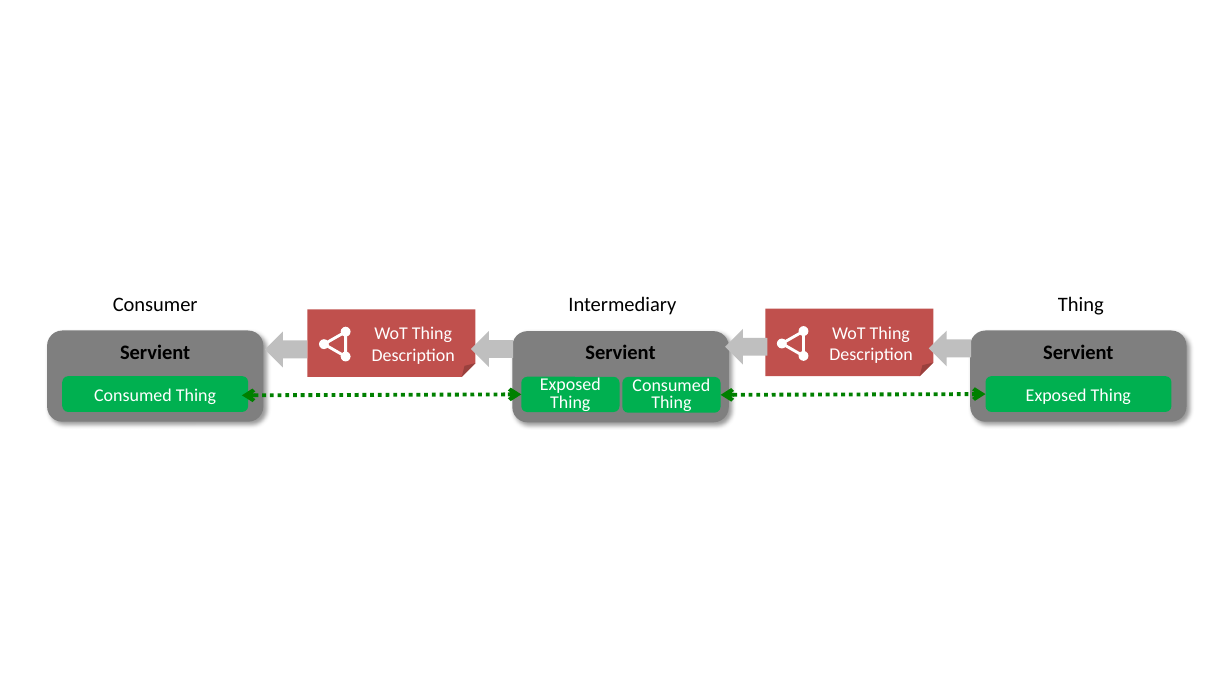
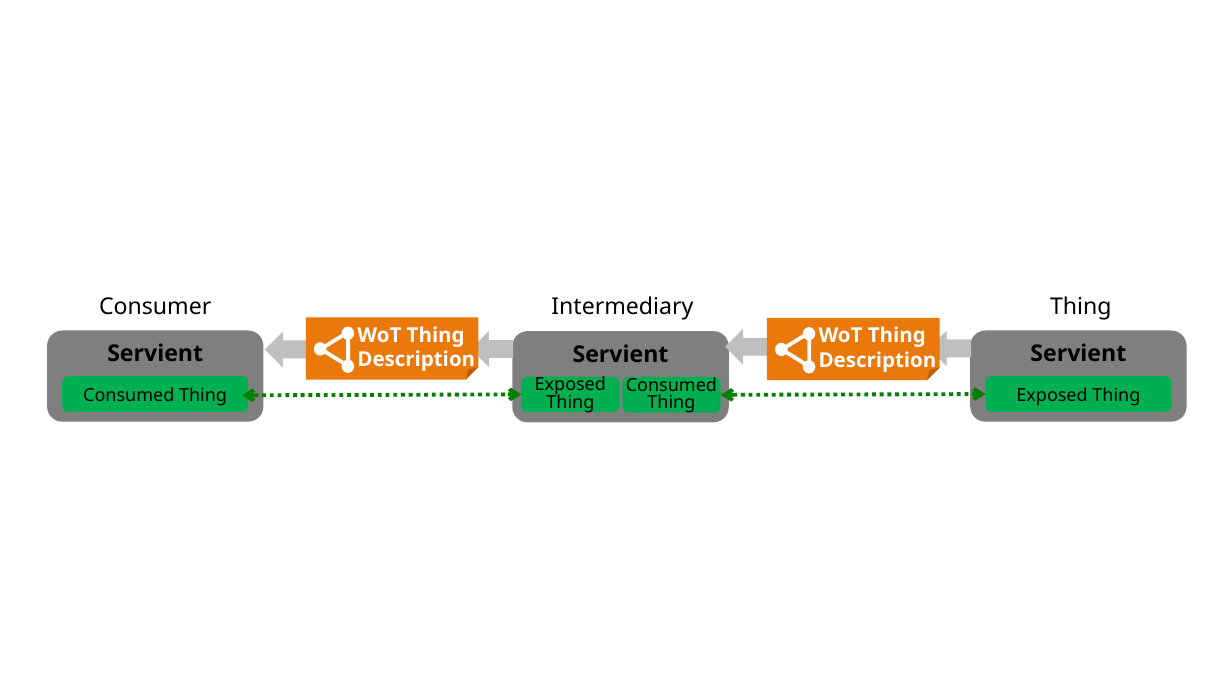
Before and after one commit to w3c/wot-architecture, a slide deck: slide 10 of images/architecture/arch-cr.pptx. Drawn at 1232x693 pixels with LibreOffice and Linux fonts; fonts in the diff are those of the drawing. Boxes give left, top, right and bottom in pixels: in the first picture for what was removed or moved away, otherwise in the second. Text is boxed around its words. In the diff, an @@ line names an element or a change of style, - is before the commit and + after.

```diff
--- a/images/architecture/arch-cr.pptx
+++ b/images/architecture/arch-cr.pptx
@@ size 16 to 18 pt, font Calibri to Noto Sans in 3 elements at (x1=1050, y1=296, x2=1112, y2=320), (x1=551, y1=296, x2=693, y2=320), (x1=99, y1=297, x2=211, y2=315) @@
@@ text "Consumer" moved from (x1=113, y1=297, x2=198, y2=311) to (x1=99, y1=297, x2=211, y2=315) @@
@@ text "Intermediary" moved from (x1=568, y1=296, x2=676, y2=315) to (x1=551, y1=296, x2=693, y2=320) @@
@@ text "Thing" moved from (x1=1058, y1=296, x2=1104, y2=315) to (x1=1050, y1=296, x2=1112, y2=320) @@
@@ folded corner added at (x1=306, y1=317, x2=479, y2=380), fill #EB780A @@
@@ text "WoT Thing" moved from (x1=308, y1=310, x2=476, y2=377) to (x1=357, y1=326, x2=475, y2=373) @@
@@ text "WoT Thing" at (x1=357, y1=326, x2=475, y2=373): vertical alignment middle to top; fill #C0504D to none @@
@@ text at (x1=357, y1=326, x2=475, y2=373): text changed; size 14 to 16 pt; font Calibri to Noto Sans; bold on @@
-WoT Thing
-Description
+WoT Thing
+Description
@@ folded corner added at (x1=767, y1=318, x2=940, y2=381), fill #EB780A @@
@@ text "WoT Thing" at (x1=819, y1=326, x2=937, y2=374): vertical alignment middle to top; fill #C0504D to none @@
@@ text "WoT Thing" moved from (x1=765, y1=309, x2=933, y2=376) to (x1=819, y1=326, x2=937, y2=374) @@
@@ text at (x1=819, y1=326, x2=937, y2=374): text changed; size 14 to 16 pt; font Calibri to Noto Sans; bold on @@
-WoT Thing
-Description
+WoT Thing
+Description
@@ triangle at (x1=321, y1=332, x2=349, y2=366): outline #FFFFFF 2.25 pt to #FFFFFF 3 pt; rotation 30 to 270 degrees @@
@@ rotation 330 to 0 degrees in 4 elements at (x1=342, y1=326, x2=355, y2=340), (x1=803, y1=327, x2=816, y2=341), (x1=314, y1=342, x2=327, y2=356), (x1=775, y1=343, x2=788, y2=357) @@
@@ triangle at (x1=782, y1=332, x2=810, y2=366): outline #FFFFFF 2.25 pt to #FFFFFF 3 pt; rotation 30 to 270 degrees @@
@@ size 16 to 18 pt, font Calibri to Noto Sans; shadow off in 3 elements at (x1=47, y1=331, x2=263, y2=422), (x1=512, y1=331, x2=728, y2=422), (x1=970, y1=331, x2=1187, y2=422) @@
@@ ellipse at (x1=342, y1=360, x2=355, y2=373): rotation 30 to 0 degrees @@
@@ ellipse at (x1=803, y1=360, x2=816, y2=374): rotation 30 to 0 degrees @@
@@ font Calibri to Noto Sans, text colour #FFFFFF to #000000 in 4 elements at (x1=521, y1=377, x2=619, y2=412), (x1=62, y1=376, x2=248, y2=412), (x1=623, y1=377, x2=721, y2=413), (x1=986, y1=376, x2=1172, y2=412) @@
```
Also in this commit, not shown: 8 other slides changed, 1 slide added, 2 slides removed, 11 other files.
